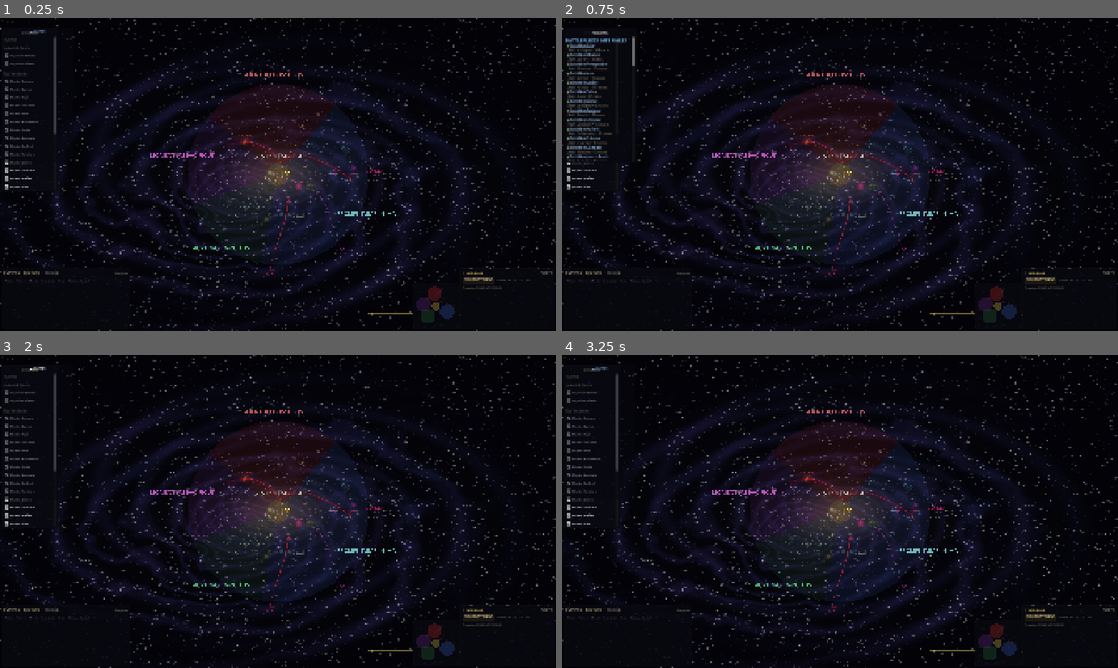
Above: before the commit, frames 1-4 (two rows, left to right).
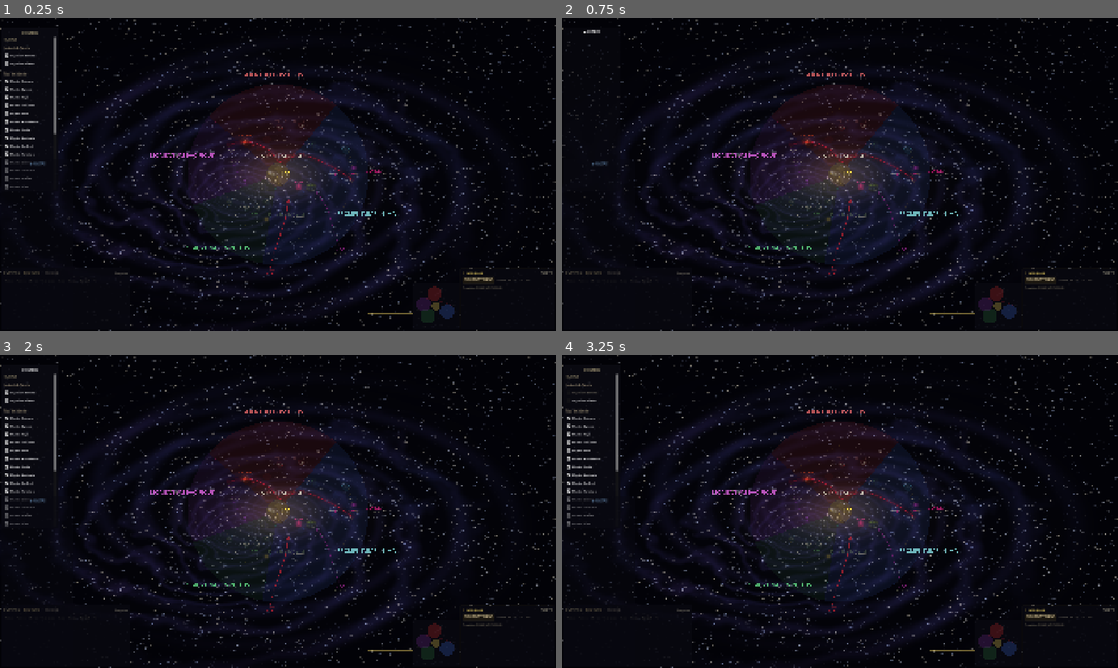
Above: after the commit, the same moments.

Repository: TomiParis/Warhammer-tomi
Game: Godot game, scene res://scenes/galaxy_map.tscn
Two runs of this game, one before a commit and one after it. Both use one fixed random seed, a clock stepped at 60 frames per second and the inputs below.
Inputs (mouse positions are in pixels of both pictures, inside the frame that each line leads up to):
- Up to frame 1 (0.25 s): no input
- Up to frame 2 (0.75 s): click "▼ FILTROS" at 0.5 s
- Up to frame 3 (2 s): click (27, 370) at 1.25 s, where only the run after the commit has a clickable "► FILTROS"
- Up to frame 4 (3.25 s): click "Imperium Sanctus" at 2 s; click "Imperium Nihilus" at 2.75 s

The runs differ from the first frame. In frame 1, 0.9% of the frame differs, in the area x 0-14%, y 3-84%; in frame 2, 1.8%; in frame 3, 0.9%; in frame 4, 0.9%.

Commit message:
Fix: panel de flotas no superpone filtros, quitado de panel planetas
- FleetListPanel movido a mitad-izquierda (anchor_top=0.5, anchor_bottom=1.0)
  queda debajo del panel de filtros sin superponerse
- Quitada sección "FLOTAS DEL SECTOR" del panel de planetas
  (la info de flotas está en el FleetListPanel dedicado)

Co-Authored-By: Claude Opus 4.6 (1M context) <noreply@anthropic.com>

Diff:
--- a/scripts/galaxy_map/planet_info_panel.gd
+++ b/scripts/galaxy_map/planet_info_panel.gd
@@ -140,9 +140,6 @@
 	text += "[color=#999080]COMUNICACIONES[/color]\n"
 	text += "[color=#c8c0b0]Astropata: %s[/color]\n" % ("Sí" if astropata else "No")
 	text += "[color=#c8c0b0]Ingresos: %d Throne Gelt/mes[/color]\n" % ingresos
-
-	# Flotas del sector
-	text += _build_fleet_section(str(p["segmentum"]), str(p["sector"]))
 
 	# Amenaza actual
 	var amenaza = p.get("amenaza_actual")
--- a/scripts/ui/fleet_list_panel.gd
+++ b/scripts/ui/fleet_list_panel.gd
@@ -9,12 +9,14 @@
 func _ready() -> void:
 	mouse_filter = Control.MOUSE_FILTER_STOP
 
-	# Posición: izquierda, debajo de filtros
+	# Posición: izquierda, debajo del panel de filtros
 	anchor_left = 0.0
-	anchor_top = 0.0
+	anchor_top = 0.5
+	anchor_bottom = 1.0
 	offset_left = 5.0
-	offset_top = 35.0
-	custom_minimum_size = Vector2(250, 0)
+	offset_top = -50.0
+	offset_bottom = -5.0
+	custom_minimum_size = Vector2(230, 0)
 
 	var style: StyleBoxFlat = StyleBoxFlat.new()
 	style.bg_color = Color(0.03, 0.03, 0.06, 0.5)
